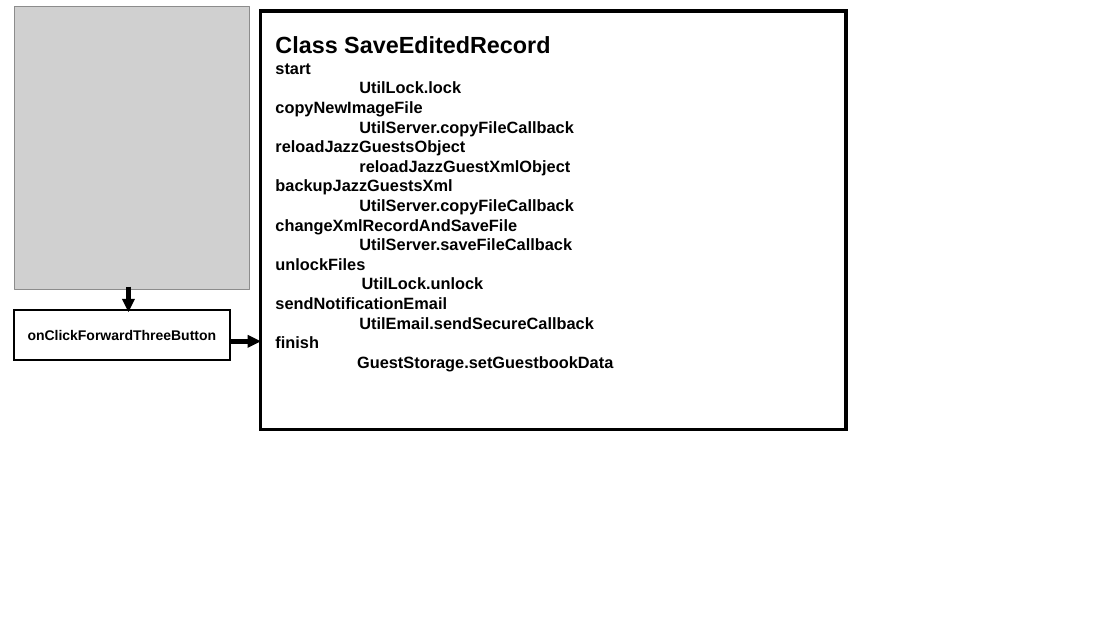
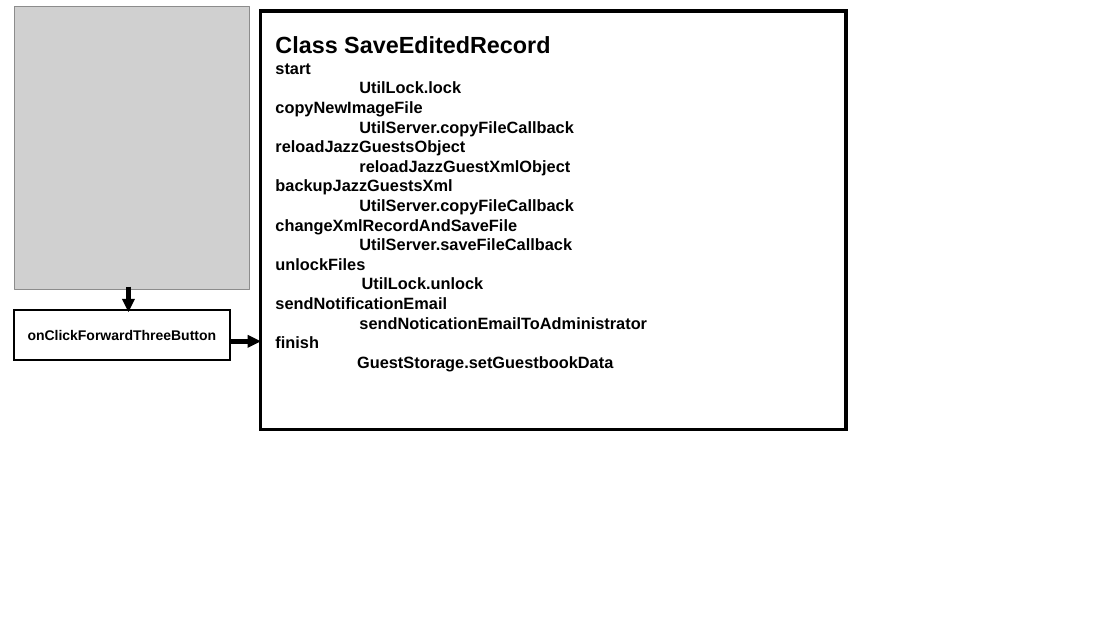
Before and after one commit to JazzLiveAarau/WwwGuestbook, a slide deck: slide 9 of Description/JazzGuestsUpload.pptx. Drawn at 1120x630 pixels with LibreOffice and Linux fonts; fonts in the diff are those of the drawing; grey boxes stand for pictures. Boxes give left, top, right and bottom in pixels: in the first picture for what was removed or moved away, otherwise in the second. Text is boxed around its words. In the diff, an @@ line names an element or a change of style, - is before the commit and + after.

Commit message:
Notification email after edit of record

```diff
--- a/Description/JazzGuestsUpload.pptx
+++ b/Description/JazzGuestsUpload.pptx
@@ text at [359, 317, 647, 329]: text changed @@
-UtilEmail.sendSecureCallback
+sendNoticationEmailToAdministrator
```
Also in this commit, not shown: 3 other files.
